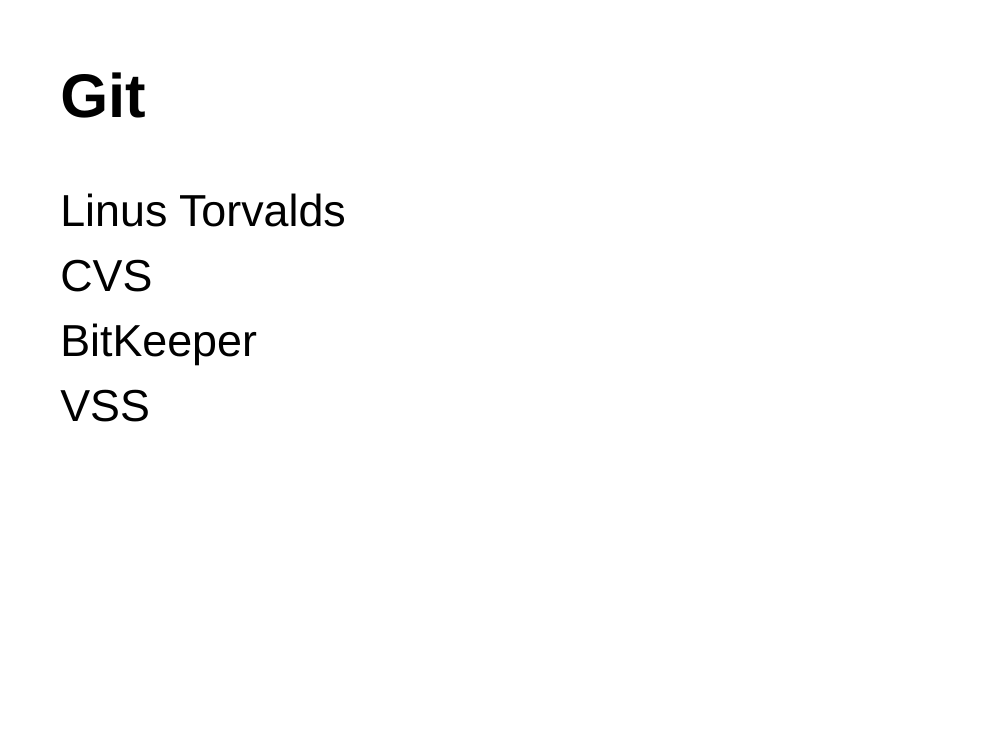
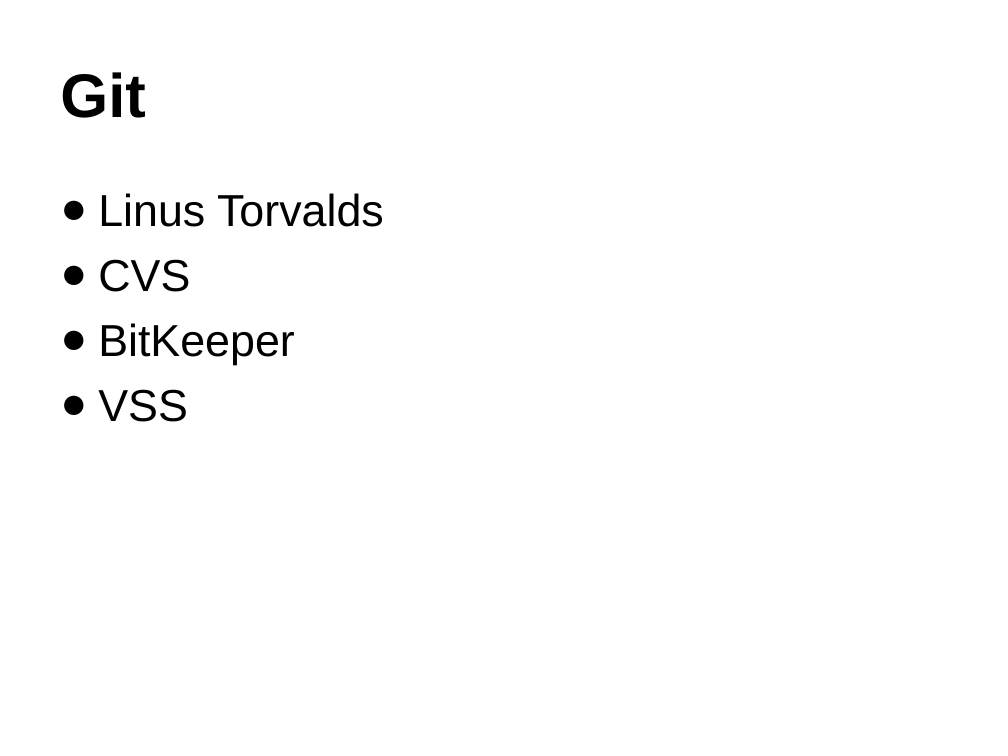
Before and after one commit to lxmxhh/git-intro, a slide deck: slide 2 of Git.ppt. Drawn at 1008x756 pixels with LibreOffice and Linux fonts; fonts in the diff are those of the drawing. Boxes give left, top, right and bottom in pixels: in the first picture for what was removed or moved away, otherwise in the second. Text is boxed around its words. In the diff, an @@ line names an element or a change of style, - is before the commit and + after.

```diff
--- a/Git.ppt
+++ b/Git.ppt
@@ text "Linus Torvalds" at bbox=[98, 193, 384, 422]: bullet none to ● @@
```
Also in this commit, not shown: 4 other slides changed.
